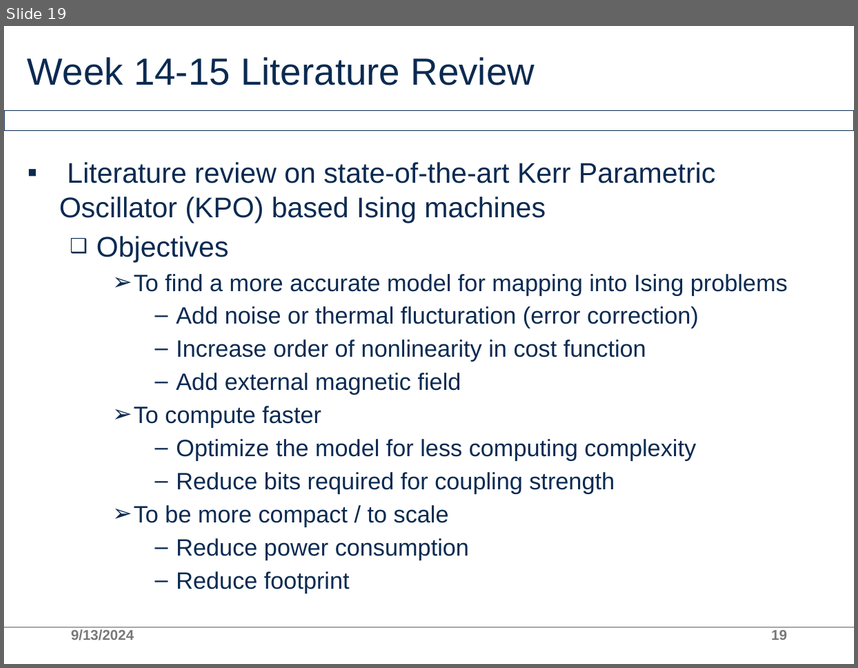
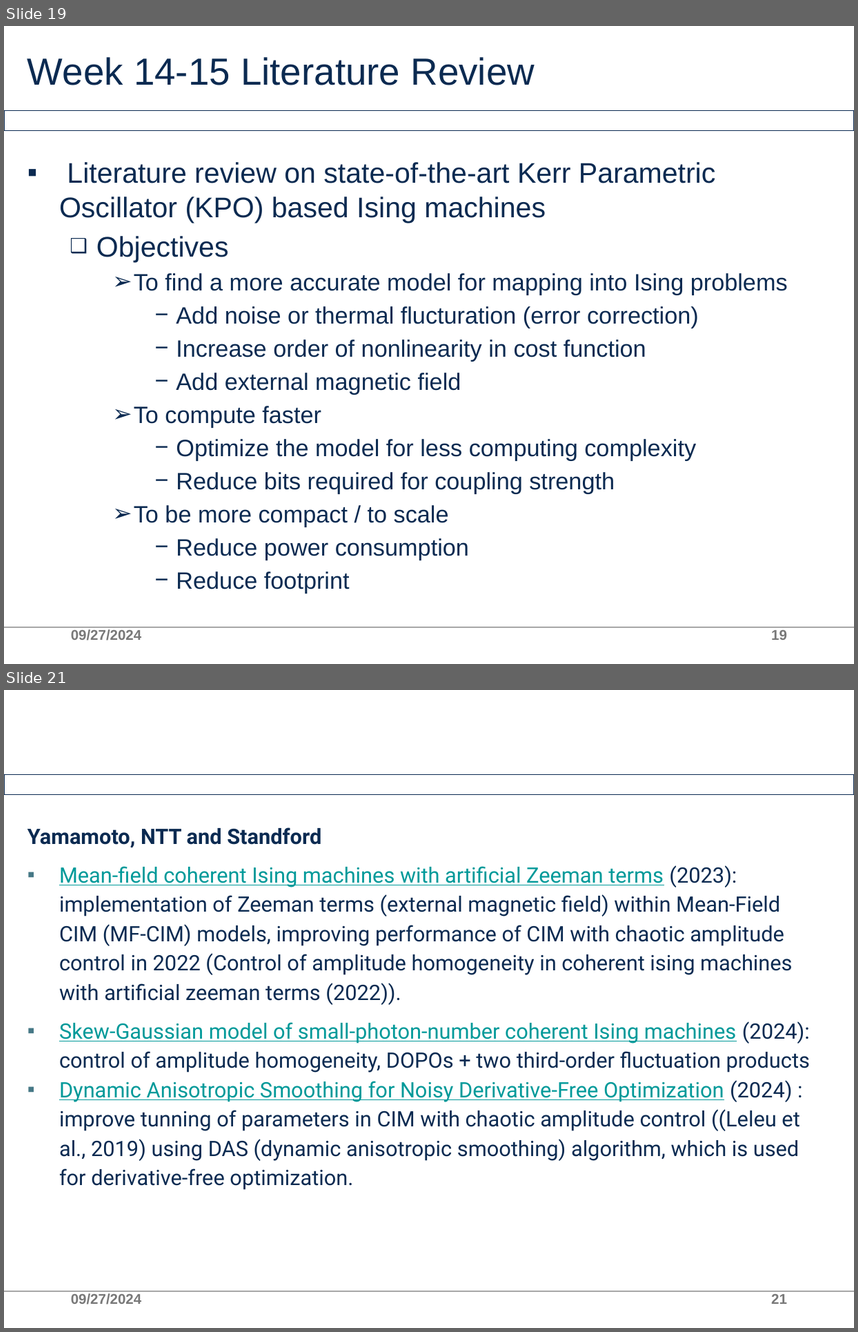
Before and after one commit to AllInCoffee/WHK_workplace, a slide deck: progress.pptx. Shown one above the other, each under a label of ours: slide 19 before the commit, slides 19 and 21 after it; the slides between them are not shown. The pictures are 858x668 and 858x1332 pixels, drawn with LibreOffice and Linux fonts; fonts in the diff are those of the drawing; background and template pictures are left out. Boxes give left, top, right and bottom in pixels: in the first picture for what was removed or moved away, otherwise in the second. Text is boxed around its words. In the diff, an @@ line names an element or a change of style, - is before the commit and + after.

```diff
--- a/progress.pptx
+++ b/progress.pptx
@@ slide 21 added at (x1=4, y1=690, x2=854, y2=1328), background #FFFFFF; not listed: 2 template elements that a slide beside it also shows @@
@@ text added at (x1=27, y1=827, x2=810, y2=1190), 18 pt, text #0B2A51 @@
+Yamamoto, NTT and Standford
+▪ Mean-field coherent Ising machines with artificial Zeeman terms (2023): implementation of Zeeman terms (external magnetic field) within Mean-Field CIM (MF-CIM) models, improving performance of CIM with chaotic amplitude control in 2022 (Control of amplitude homogeneity in coherent ising machines with artificial zeeman terms (2022)).
+▪ Skew-Gaussian model of small-photon-number coherent Ising machines (2024): control of amplitude homogeneity, DOPOs + two third-order fluctuation products
+▪ Dynamic Anisotropic Smoothing for Noisy Derivative-Free Optimization (2024) : improve tunning of parameters in CIM with chaotic amplitude control ((Leleu et al., 2019) using DAS (dynamic anisotropic smoothing) algorithm, which is used for derivative-free optimization.
@@ text added at (x1=71, y1=1293, x2=142, y2=1304), 12 pt, text #787878, bold @@
+09/27/2024
@@ page number added at (x1=771, y1=1294, x2=787, y2=1303), 12 pt, text #787878, bold @@
+21
@@ slide 19 changed as well @@
@@ text "Literature review on state-of-the-art Kerr ..." at (x1=59, y1=162, x2=788, y2=592): bullet – to − @@
@@ text at (x1=71, y1=629, x2=142, y2=640): text changed; text colour #797979 to #787878; bold on @@
-9/13/2024
+09/27/2024
```
Also in this commit, not shown: 27 other slides changed, 6 other slides added, 1 slide removed.
